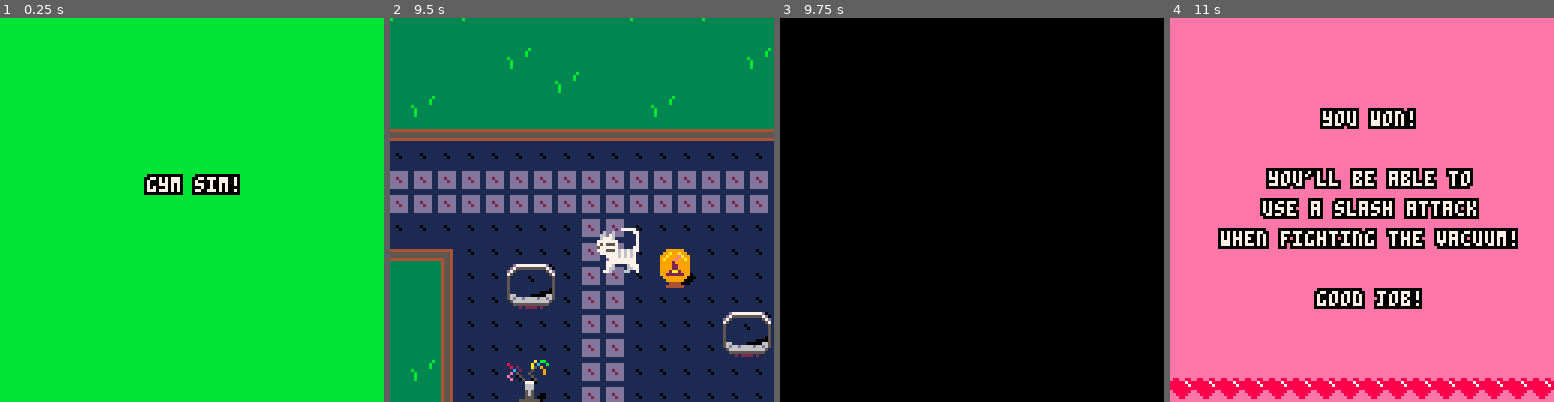
Above: before the commit, frames 1-4 (left to right).
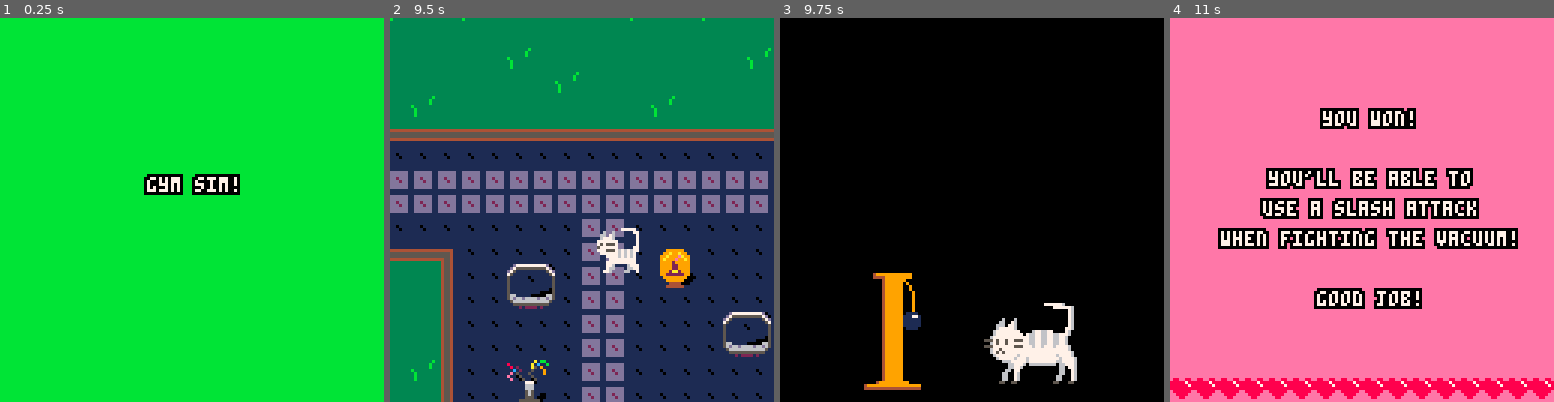
Above: after the commit, the same moments.

Repository: MarkNickerson/GymSim
Game: PICO-8 cartridge gymsim.p8
The game is run twice, just before and just after one commit, with the same random seed, the same clock (stepped at 60 frames per second) and the same inputs.
Inputs:
- Up to frame 1 (0.25 s): no input
- Up to frame 2 (9.5 s): tap X (X key) at 0.33, 1.07, 1.85, 2.97, 4.08, 5.2, 6.32, 7.43, 8.55 s; tap O (Z key) at 0.7, 1.7, 2.1, 2.5, 2.9, 3.3, 3.7, 4.1, 4.5, 4.9, 5.3, 5.7, 6.1, 6.5, 6.9, 7.3, 7.7, 8.1, 8.5, 8.9, 9.3 s; hold Right 1.6-2.1 s; hold Up 2.15-2.42 s; hold Right 2.47-3.03 s; hold Left 3.08-3.58 s; hold Down 3.63-3.97 s; hold Right 4.02-4.68 s; hold Up 4.73-5.03 s; hold Left 5.08-5.68 s; hold Down 5.73-6.03 s; hold Right 6.08-6.58 s; hold Right 6.63-7.13 s; hold Up 7.18-7.45 s; hold Right 7.5-8.07 s; hold Left 8.12-8.62 s; hold Down 8.67-9 s; hold Right from 9.05 s (still down)
- Up to frame 3 (9.75 s): tap X (X key) at 9.67 s; tap O (Z key) at 9.7 s; release Right at 9.72 s
- Up to frame 4 (11 s): hold Up 9.77-10.07 s; tap O (Z key) at 10.1, 10.5, 10.9 s; hold Left 10.12-10.72 s; hold Down from 10.77 s (still down); tap X (X key) at 10.78 s

Frames 1-2 are identical in both runs. In frame 3, 4.6% of the frame differs, in the area x 21-78%, y 66-97%; in frame 4, nothing differs.

Commit message:
adding post

Diff:
--- a/gymsim.p8
+++ b/gymsim.p8
@@ -676,6 +676,22 @@
 -- begin masher
 --------------------------------------------------------------------------------
 
+function draw_scratching_post(x, y)
+  spr(141, x, y)
+  spr(142, x+8, y)
+  spr(157, x, y+8)
+  spr(158, x+8, y+8)
+  spr(159, x+16, y+8)
+  spr(173, x, y+16)
+  spr(174, x+8, y+16)
+  spr(175, x+16, y+16)
+  spr(194, x+4, y+24)
+  spr(188, x-8, y+32)
+  spr(189, x, y+32)
+  spr(190, x+8, y+32)
+  spr(191, x+16, y+32)
+end
+
 function masher_input()
 
 end
@@ -689,6 +705,9 @@
 
 function draw_masher()
   cls()
+  draw_scratching_post(30, 84)
+  draw_player_large(player.x, player.y)
+
 end
 
 function update_masher_intro()
@@ -1027,6 +1046,8 @@
     minutetimer = 0
 
   elseif game == 4 then
+    player.x = 68
+    player.y = 92
     state = game_states.masher
 
   elseif game == 5 then
Not shown, changed: 39 lines of the sprite sheet (__gfx__) section of gymsim.p8
